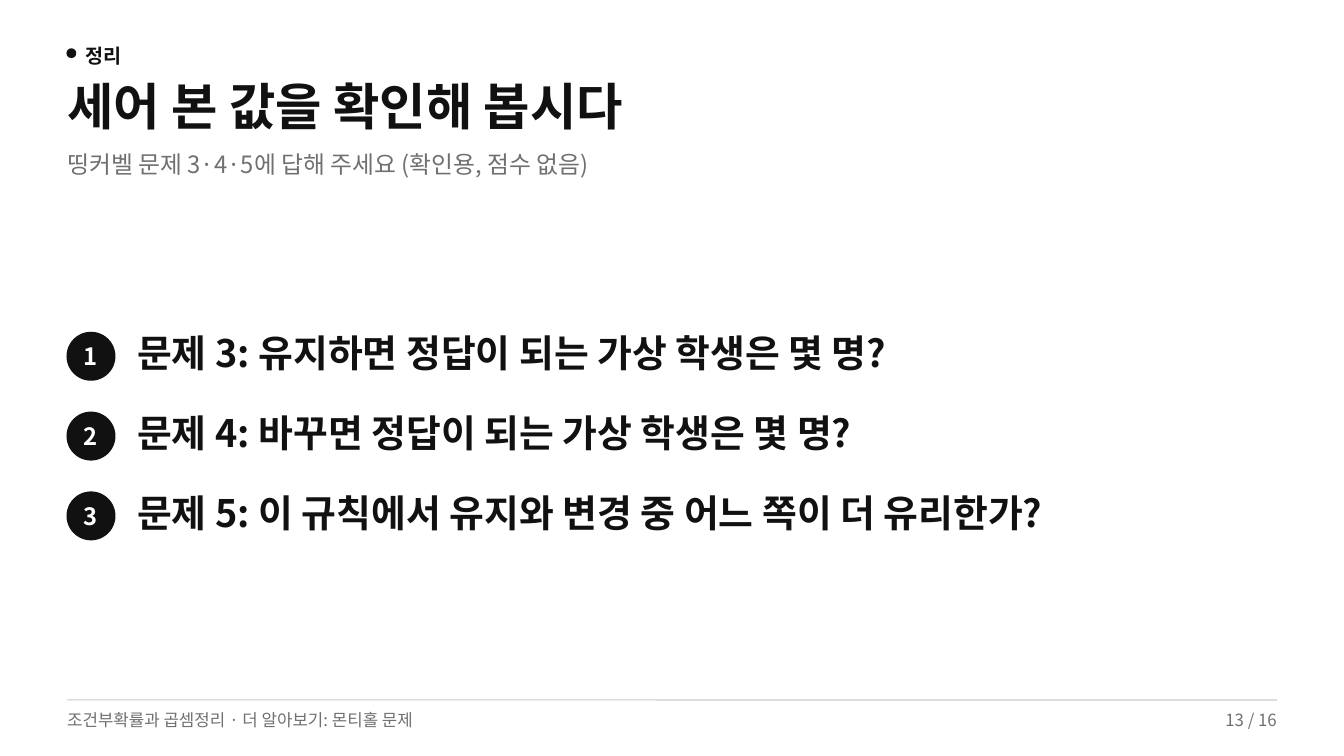
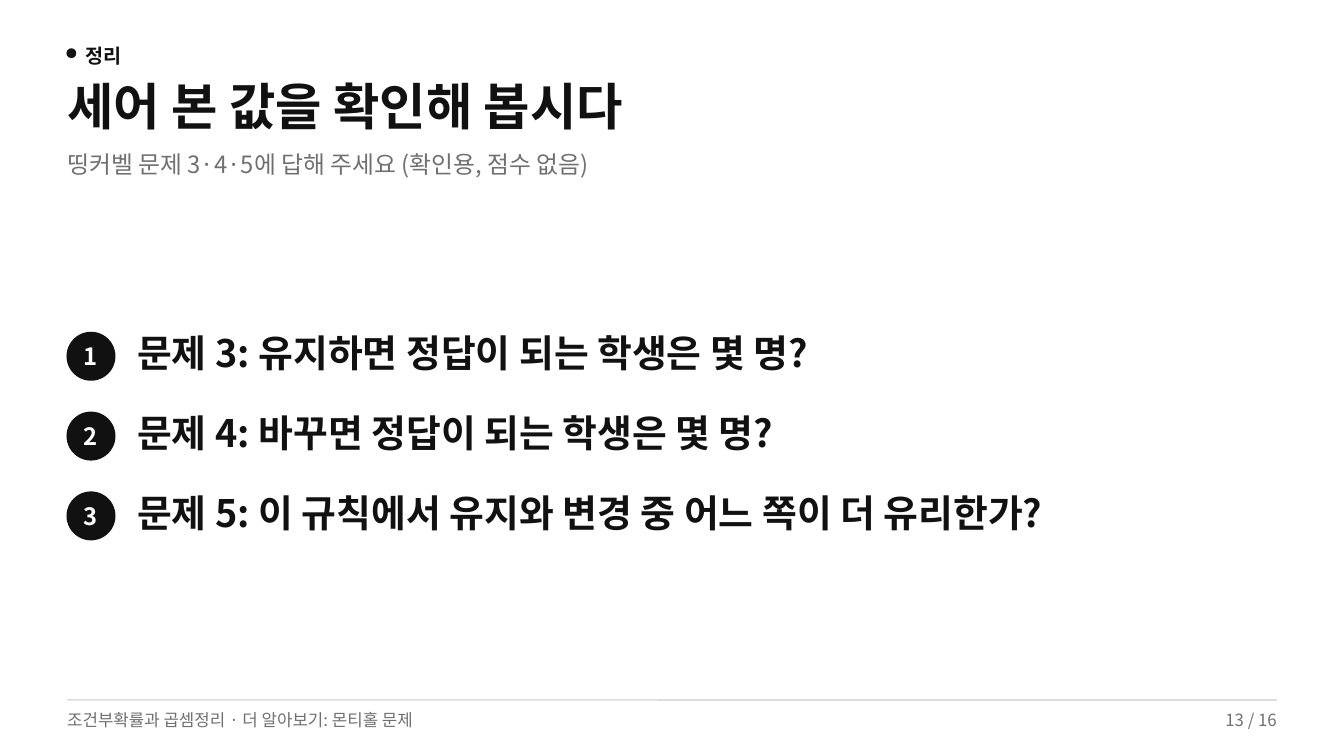
Before and after one commit to yestar02/ms-b4af2784, a slide deck: slide 13 of slides.pptx. Drawn at 1344x756 pixels with LibreOffice and Linux fonts; fonts in the diff are those of the drawing. Boxes give left, top, right and bottom in pixels: in the first picture for what was removed or moved away, otherwise in the second. Text is boxed around its words. In the diff, an @@ line names an element or a change of style, - is before the commit and + after.

Commit message:
가상 학생 → 학생

```diff
--- a/slides.pptx
+++ b/slides.pptx
@@ text at (x1=137, y1=335, x2=808, y2=371): text changed @@
-문제 3: 유지하면 정답이 되는 가상 학생은 몇 명?
+문제 3: 유지하면 정답이 되는 학생은 몇 명?
@@ text at (x1=137, y1=415, x2=773, y2=451): text changed @@
-문제 4: 바꾸면 정답이 되는 가상 학생은 몇 명?
+문제 4: 바꾸면 정답이 되는 학생은 몇 명?
```
Also in this commit, not shown: 1 other slide changed, 1 other file.
